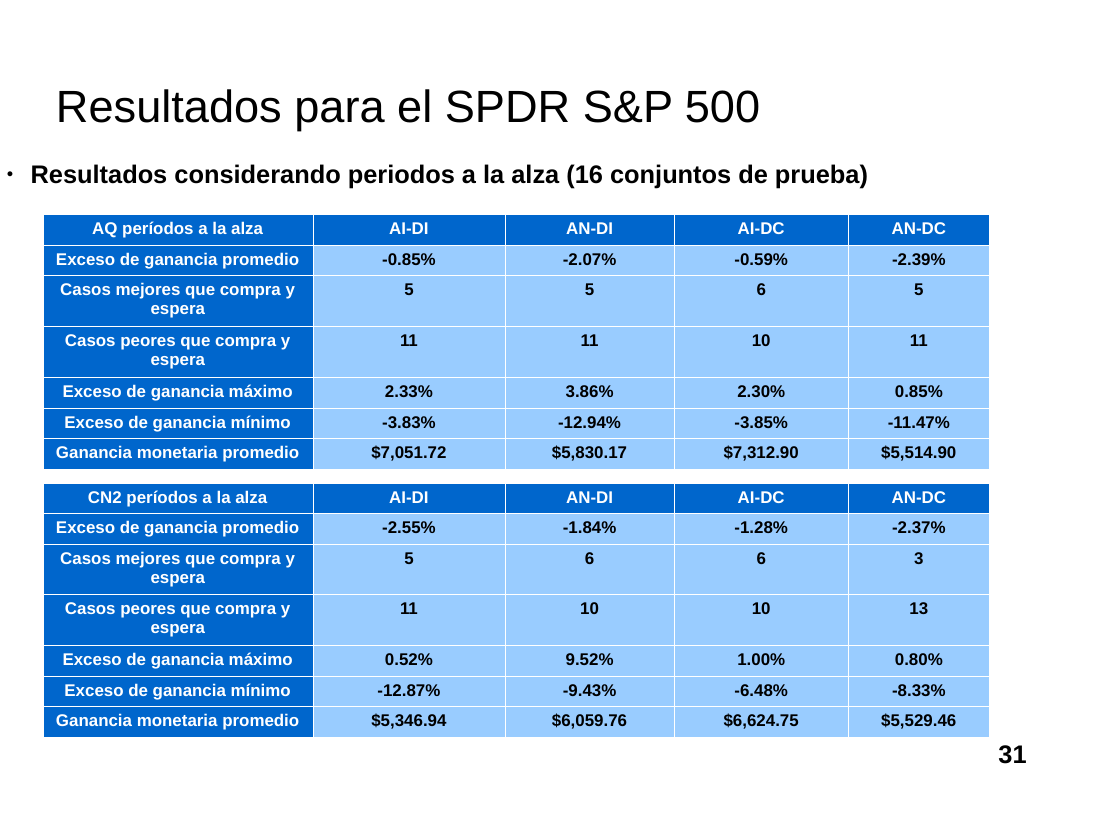
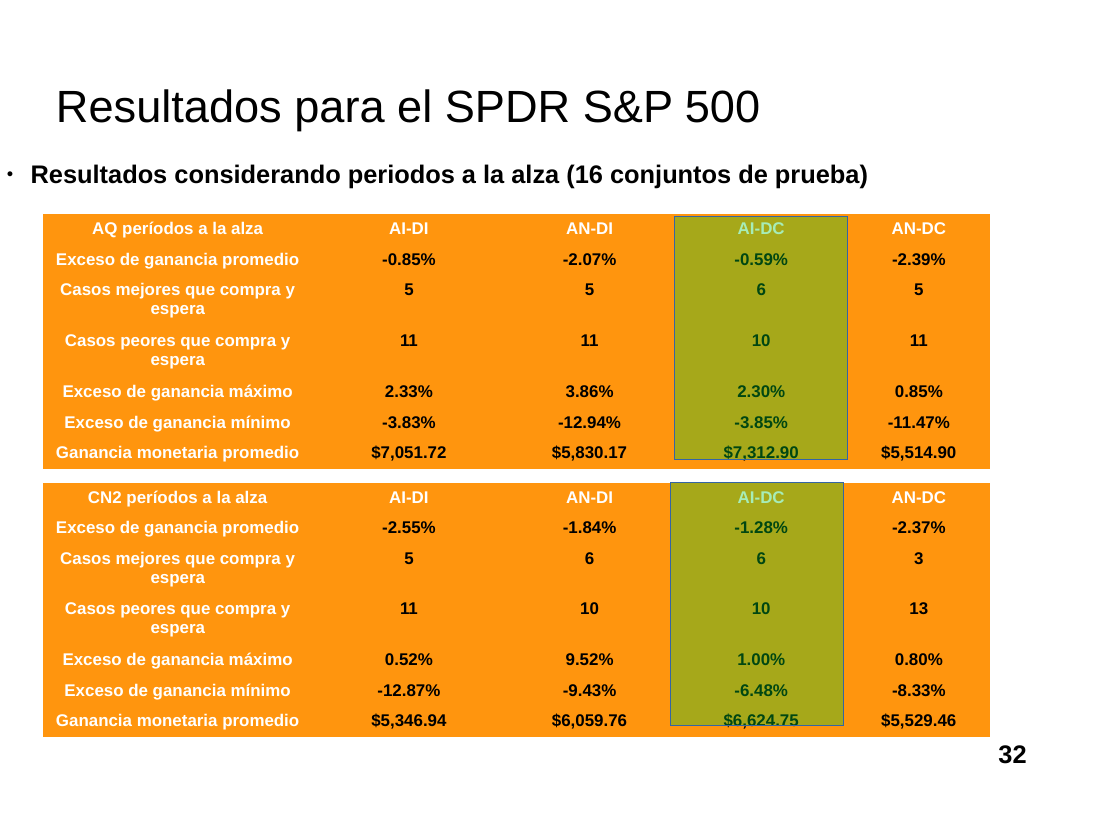
Before and after one commit to davidrmh/Thesis, a slide deck: slide 32 of presentaciones_finales/presentacion_seminario_B19.odp (slide 31 before the commit). Drawn at 1120x840 pixels with LibreOffice and Linux fonts; fonts in the diff are those of the drawing; background and template pictures are left out. Boxes give left, top, right and bottom in pixels: in the first picture for what was removed or moved away, otherwise in the second. Text is boxed around its words. In the diff, an @@ line names an element or a change of style, - is before the commit and + after.

```diff
--- a/presentaciones_finales/presentacion_seminario_B19.odp
+++ b/presentaciones_finales/presentacion_seminario_B19.odp
@@ table at (43,214,990,466) @@
@@ fill #0066CC to #FF950E in 11 cells @@
@@ fill #99CCFF to #FF950E in 24 cells @@
@@ borders changed @@
@@ rectangle added at (675,216,848,459), fill #00CC33 at 35% opacity, outline #3465A4 0 pt @@
@@ table at (43,483,990,735) @@
@@ fill #0066CC to #FF950E in 11 cells @@
@@ fill #99CCFF to #FF950E in 24 cells @@
@@ borders changed @@
@@ rectangle added at (671,483,844,726), fill #00CC33 at 35% opacity, outline #3465A4 0 pt @@
@@ page number at (998,745,1026,764): text changed @@
-31
+32
```
Also in this commit, not shown: 13 other slides changed, 1 slide added.
